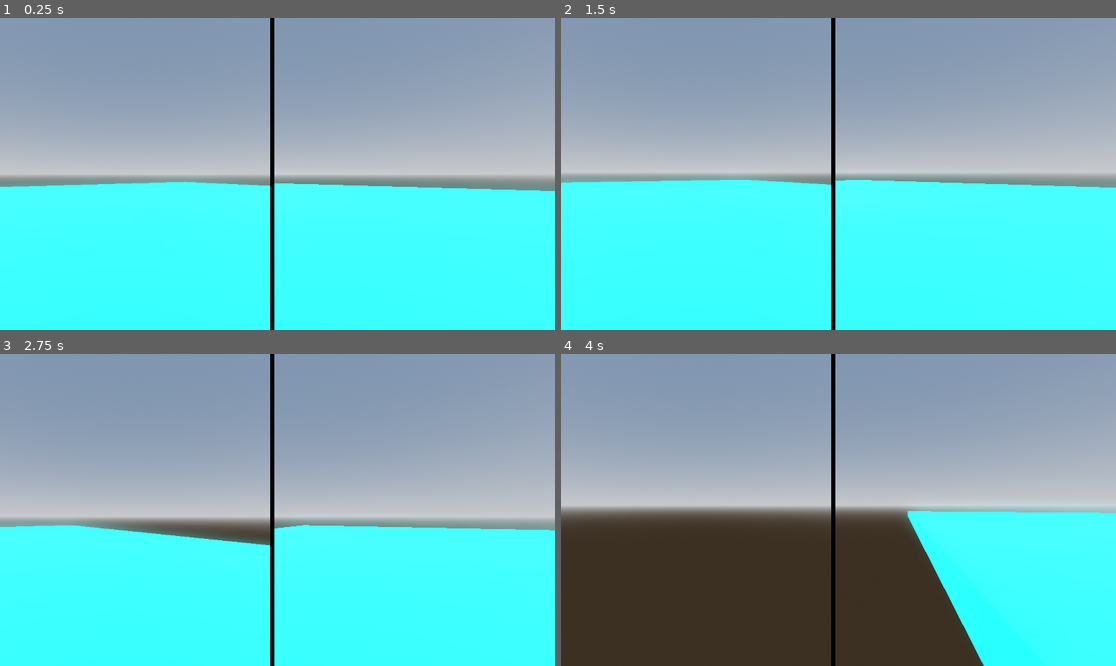
Above: before the commit, frames 1-4 (two rows, left to right).
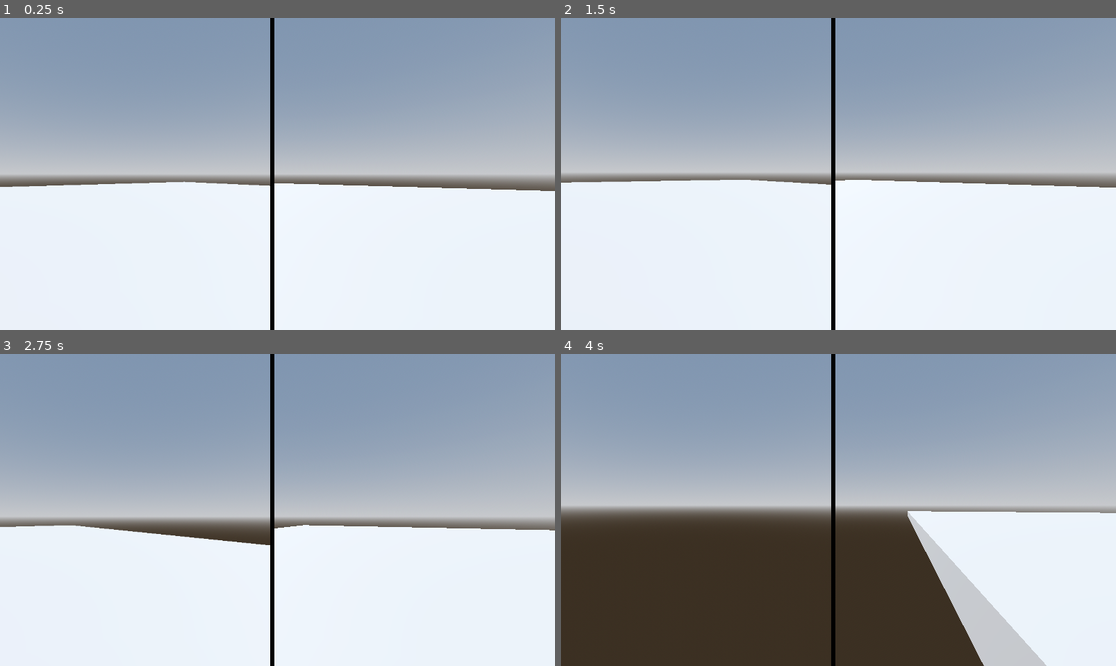
Above: after the commit, the same moments.

Repository: Sensei-whoop/Project-Daniel
Game: Godot game, scene res://Lvls/test_lvl.tscn
The game is run twice, just before and just after one commit, with the same random seed, the same clock (stepped at 60 frames per second) and the same inputs.
Inputs (mouse positions are in pixels of both pictures, inside the frame that each line leads up to):
- Up to frame 1 (0.25 s): no input
- Up to frame 2 (1.5 s): tap Enter (ui_accept) at 0.5, 0.77 s; move the mouse to (866, 174) at 0.52 s; hold Up (ui_up) from 0.53 s (still down); move the mouse to (810, 174) at 1.27 s
- Up to frame 3 (2.75 s): keep holding Up (ui_up); tap Enter (ui_accept) at 1.52, 2 s; move the mouse to (288, 503) at 2.02 s
- Up to frame 4 (4 s): keep holding Up (ui_up); move the mouse to (832, 516) at 2.77 s; tap Enter (ui_accept) at 3.02, 3.77 s; move the mouse to (877, 513) at 3.52 s

The runs differ from the first frame. In frame 1, 48% of the frame differs, in the area x 0-100%, y 51-100%; in frame 2, 49%, in the area x 0-100%, y 50-100%; in frame 3, 45%; in frame 4, 16%.

Commit message:
removed blend import

Diff:
--- a/Lvls/test_lvl.tscn
+++ b/Lvls/test_lvl.tscn
@@ -20,11 +20,7 @@
 [sub_resource type="BoxShape3D" id="BoxShape3D_rsxb0"]
 size = Vector3(100, 1, 100)
 
-[sub_resource type="StandardMaterial3D" id="StandardMaterial3D_dutjt"]
-albedo_color = Color(0, 1, 1, 1)
-
 [sub_resource type="BoxMesh" id="BoxMesh_01ny6"]
-material = SubResource("StandardMaterial3D_dutjt")
 size = Vector3(100, 1, 100)
 
 [sub_resource type="BoxMesh" id="BoxMesh_e1gk7"]
--- a/project.godot
+++ b/project.godot
@@ -14,6 +14,10 @@
 run/main_scene="res://Lvls/test_lvl.tscn"
 config/features=PackedStringArray("4.3", "Forward Plus")
 config/icon="res://icon.svg"
+
+[filesystem]
+
+import/blender/enabled=false
 
 [input]
 
